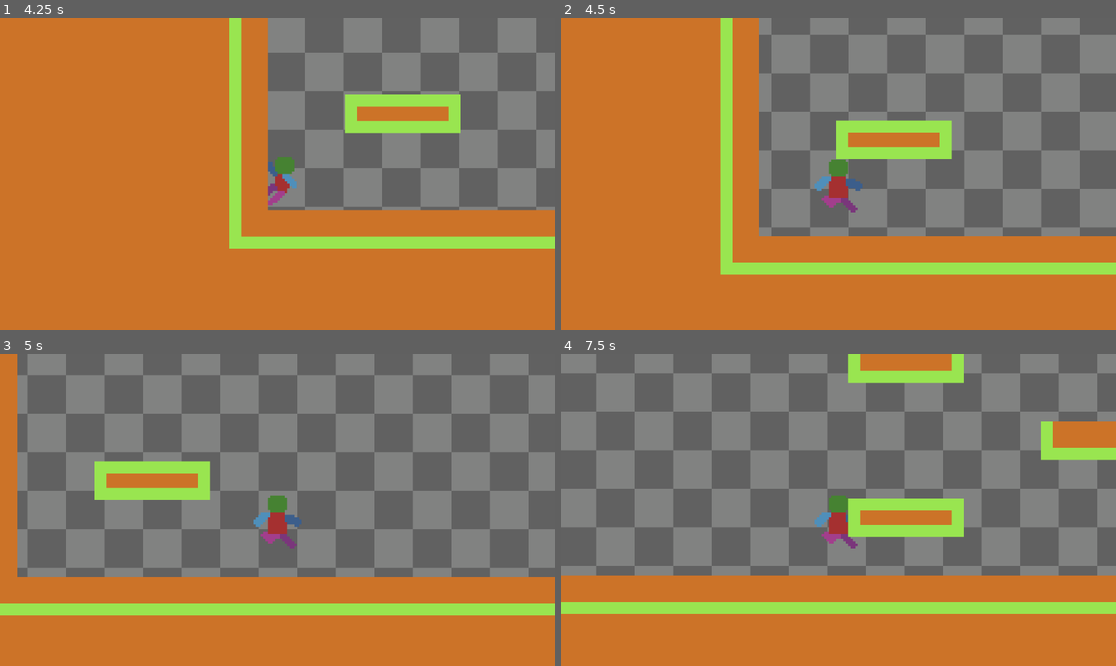
Above: before the commit, frames 1-4 (two rows, left to right).
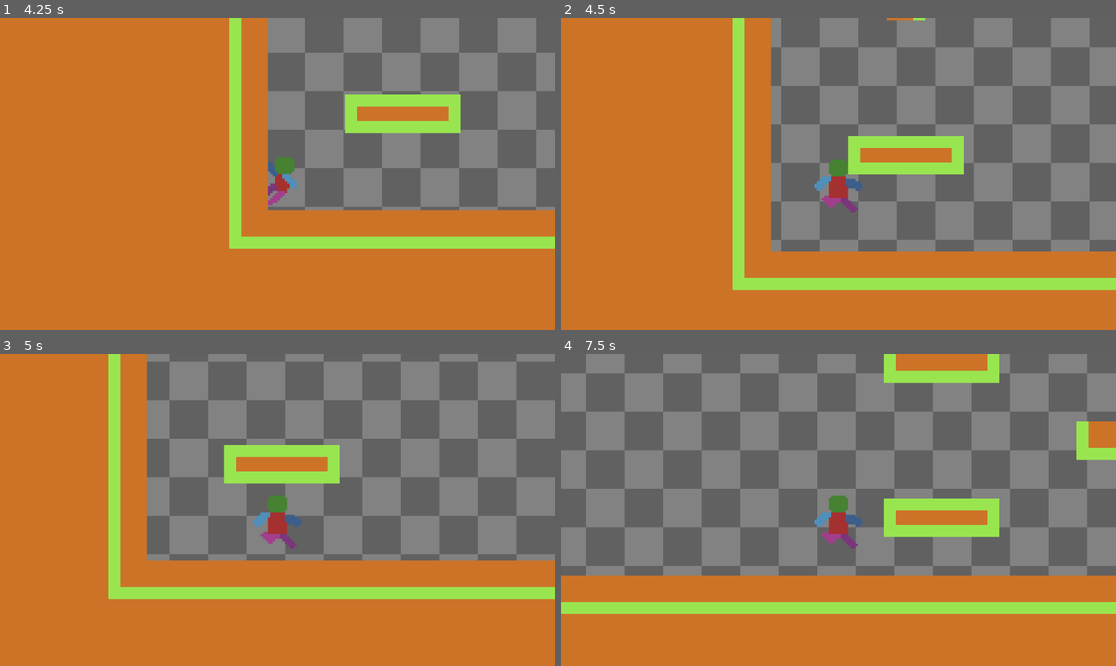
Above: after the commit, the same moments.

Repository: banjobanana/GameJam
Game: Godot game, scene res://Scenes/node_2d.tscn
The game is run twice, just before and just after one commit, with the same random seed, the same clock (stepped at 60 frames per second) and the same inputs.
Inputs:
- Up to frame 1 (4.25 s): hold Space (Jump) 0.53-1.28 s; hold D (Right) 0.53-2.03 s; tap Space (Jump) at 1.35, 1.52, 1.82, 2.85, 3.02, 3.32 s; hold Space (Jump) 2.03-2.78 s; hold A (Left) from 2.03 s (still down); hold Space (Jump) from 3.53 s (still down)
- Up to frame 2 (4.5 s): tap Enter at 4.25 s; release A (Left) at 4.28 s; release Space (Jump) at 4.28 s; hold D (Right) from 4.28 s (still down); tap Space (Jump) at 4.35 s
- Up to frame 3 (5 s): keep holding D (Right); tap Space (Jump) at 4.52, 4.82 s
- Up to frame 4 (7.5 s): keep holding D (Right); hold Space (Jump) 5.03-5.78 s; tap Space (Jump) at 5.85, 6.02, 6.32, 7.35 s; hold Space (Jump) 6.53-7.28 s

Frame 1 is identical in both runs. In frame 2, 33% of the frame differs, in the area x 28-100%, y 0-88%; in frame 3, 55%, in the area x 0-100%, y 0-84%; in frame 4, 50%.

Commit message:
Wall Jump
Implemented wall jumps

Diff:
--- a/project-box/Scenes/player.tscn
+++ b/project-box/Scenes/player.tscn
@@ -244,6 +244,8 @@
 [node name="CoyoteTimer" type="Timer" parent="."]
 one_shot = true
 
+[node name="WallCoyoteTimer" type="Timer" parent="."]
+
 [node name="RayCastRight" type="RayCast2D" parent="."]
 position = Vector2(4, 13)
 target_position = Vector2(4, 0)
--- a/project-box/Scritps/player.gd
+++ b/project-box/Scritps/player.gd
@@ -14,10 +14,12 @@
 const MAXJUMPS=1
 const VARIABLEJUMPMULTIPLIER = 0.5
 const GRAVITYFALL = 500
+const GRAVITYWALLJUMP = 250
 const MAXFALLVELOCITY = 300
 
 const JUMPBUFFERTIME = 0.15 #9 frames FPS/frames needed
 const COYOTETIME = 0.1 #6 frames
+const WALLCOYOTETIME = 0.1
 
 const WALLKICKACCELARATION = 4
 const WALLKICKDECELARATION = 5
@@ -52,6 +54,7 @@
 @onready var coyote_timer: Timer = $CoyoteTimer
 @onready var ray_cast_right: RayCast2D = $RayCastRight
 @onready var ray_cast_left: RayCast2D = $RayCastLeft
+@onready var wall_coyote_timer: Timer = $WallCoyoteTimer
 
 #StateMachine
 var currentState = null
@@ -78,6 +81,7 @@
 	HandleMaxFallVelocity()
 	GetWallDirection()
 	HorizontalMovement()
+	HandleWallJump()
 	HandleJumping()
 	move_and_slide()
 
@@ -134,27 +138,35 @@
 
 func HandleWallJump():
 	GetWallDirection()
-	#if ((keyJumpPressed or jump_buffer.time_left > 0) and wallDirection!= Vector2.ZERO):
-		#ChangeState(States.WallJump)
+	if (keyJumpPressed or jump_buffer.time_left > 0):
+		if wallDirection!= Vector2.ZERO:
+			ChangeState(States.WallJump)
+		elif wall_coyote_timer.time_left > 0:
+			wall_coyote_timer.stop()
+			ChangeState(States.WallJump)
 		#print("walljump")
 
 func HandleWallCling():
 	if (not is_on_floor()) and wallDirection!=Vector2.ZERO:
-		if wallDirection == Vector2.RIGHT:
-			if keyRight:
-				#print("Cl;ing")
-				jumps=0
-				ChangeState(States.WallCling)
-		elif wallDirection == Vector2.LEFT:
-			if keyLeft:
-				jumps=0
-				ChangeState(States.WallCling)
+		if keyLeft or keyRight:
+			jumps=0
+			ChangeState(States.WallCling)
+		#if wallDirection == Vector2.RIGHT:
+			#if keyRight:
+				##print("Cl;ing")
+				#jumps=0
+				#ChangeState(States.WallCling)
+		#elif wallDirection == Vector2.LEFT:
+			#if keyLeft:
+				#jumps=0
+				#ChangeState(States.WallCling)
 		else:
 			if moveDirectionX==0:
+				#wall_coyote_timer.start(WALLCOYOTETIME)
 				ChangeState(States.Fall)
 
 func HandleJumping():
-	if is_on_floor() or currentState==States.WallCling:
+	if is_on_floor():
 		if jumps<MAXJUMPS:
 			#normal jumping
 			if keyJumpPressed or jump_buffer.time_left > 0:
--- a/project-box/States/WallClingState.gd
+++ b/project-box/States/WallClingState.gd
@@ -4,7 +4,7 @@
 	Name="WallCling"
 
 func ExitState():
-	pass
+	Player.wall_coyote_timer.start(Player.WALLCOYOTETIME)
 
 func Draw():
 	pass
--- a/project-box/States/WallJumpState.gd
+++ b/project-box/States/WallJumpState.gd
@@ -2,7 +2,8 @@
 
 func EnterState():
 	Name="WallJump"
-	#Player.velocity.y = Player.WALLJUMPVELOCITY
+	Player.velocity.y = Player.WALLJUMPVELOCITY
+	#Player.velocity.x = Player.moveDirectionX * -1 * 100
 
 func ExitState():
 	pass
@@ -11,4 +12,24 @@
 	pass
 
 func Update(_delta):
-	pass
+	Player.HandleGravity(_delta,Player.GRAVITYWALLJUMP)
+	Player.HorizontalMovement()
+	Player.HandleJumpBuffer()
+	#Player.velocity.x = Player.moveDirectionX * -1 * 100
+	#Player.velocity.x *= Player.AIRMOVESPEEDMULT
+	HandleJumpToFall()
+	HandleAnimations()
+
+func HandleJumpToFall():
+	if Player.velocity.y >= 0:
+		Player.ChangeState(States.Fall)
+	#variable jump height
+	if !Player.keyJump:
+		#print(Player.keyJump)
+		Player.velocity.y *= Player.VARIABLEJUMPMULTIPLIER
+		Player.ChangeState(States.Fall)
+
+
+func HandleAnimations():
+	Player.animated_sprite_2d.play("WallJump")
+	Player.HandleFlipH()
